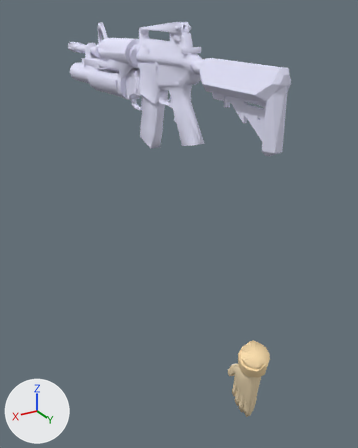
One commit to the Blender file models/BlenderFiles/9mmAR.blend: the scene before it, then after it.
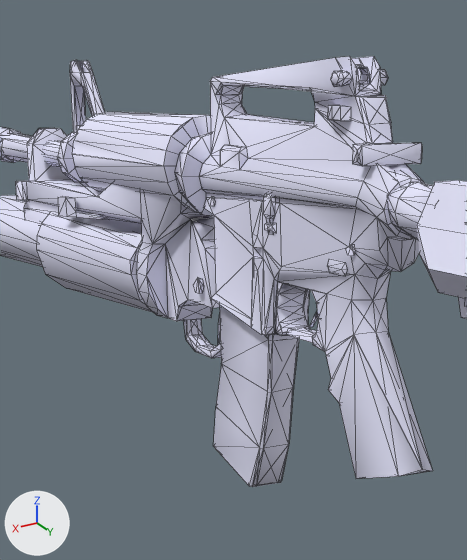
The first picture shows the older version from a camera (50 mm lens) standing at (22.3, 37.2, 75.3) and looking at (-2.9, -4.7, 54.4). The close-ups show both versions on the part from 22% to 60% of the width and 1% to 38% of the height of that picture; other places that the commit changed are outside them. Every picture has the same lights, and +X, +Y and +Z are marked at lower left. The close-ups show mesh edges as thin lines.

Objects in the first close-up: 'v_9mmar_m4_view_reference'.
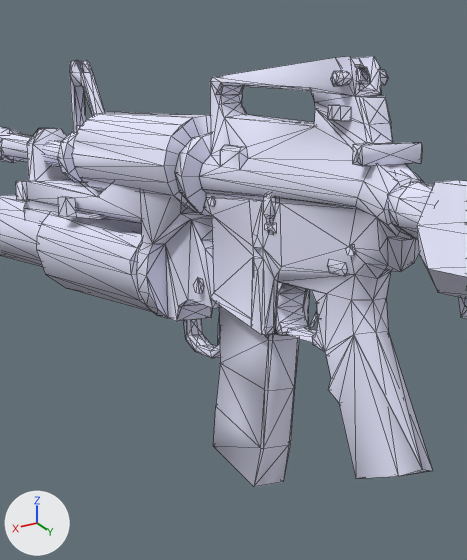
Boxes [x1, y1, x2, y2] around the edits, measured in the close-ups (467 x 560 px; the box of a moved part takes in the faces that stretch with it):
part 1 of me_v_9mmar_m4_view_reference, moved or reshaped
    before: [164, 166, 299, 487]
    after: [203, 197, 299, 487]

Diff of the bpy script that builds the scene:
```diff
--- a/models/BlenderFiles/9mmAR.blend.py
+++ b/models/BlenderFiles/9mmAR.blend.py
@@ me_v_9mmar_m4_view_reference @@
 # used by ob_v_9mmar_m4_view_reference; location = (0.0, 0.0, 0.0)
-me_v_9mmar_m4_view_reference.from_pydata(...)  # 1206 vertices, 1928 faces, 7 loose edges; spans x -0.5..2.2, y -23.5..14.0, z 63.7..74.6
+me_v_9mmar_m4_view_reference.from_pydata(...)  # 1189 vertices, 2044 faces; spans x -0.5..2.2, y -23.5..14.0, z 63.7..74.6
+# me_v_9mmar_m4_view_reference part 1: 2 vertices moved from x 0.4..1.3, y -4.3..-2.1, z 64.8..66.7 to x 0.4..1.3, y -4.4..-2.1, z 64.8..66.7; 19 vertices removed from x 0.2..1.5, y -7.1..-1.7, z 63.7..71.8; 13 vertices added at x 0.2..1.5, y -4.5..-1.8, z 63.7..70.6
 me_v_9mmar_m4_view_reference.materials.append(mat_m4_reference_bmp)
```
